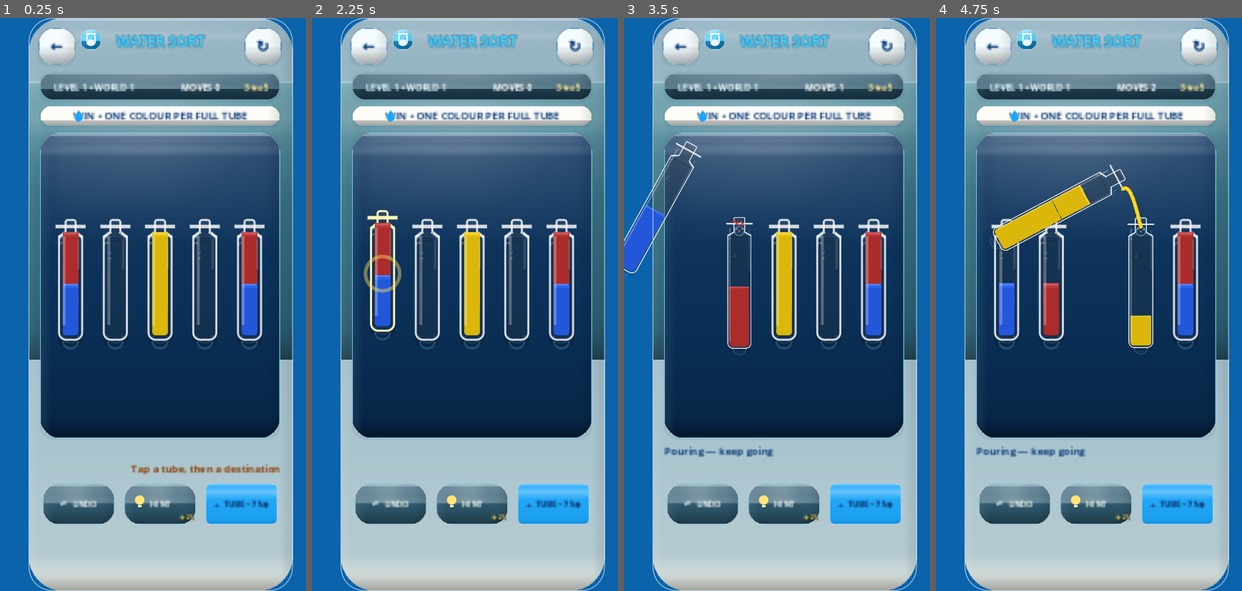
Above: before the commit, frames 1-4 (left to right).
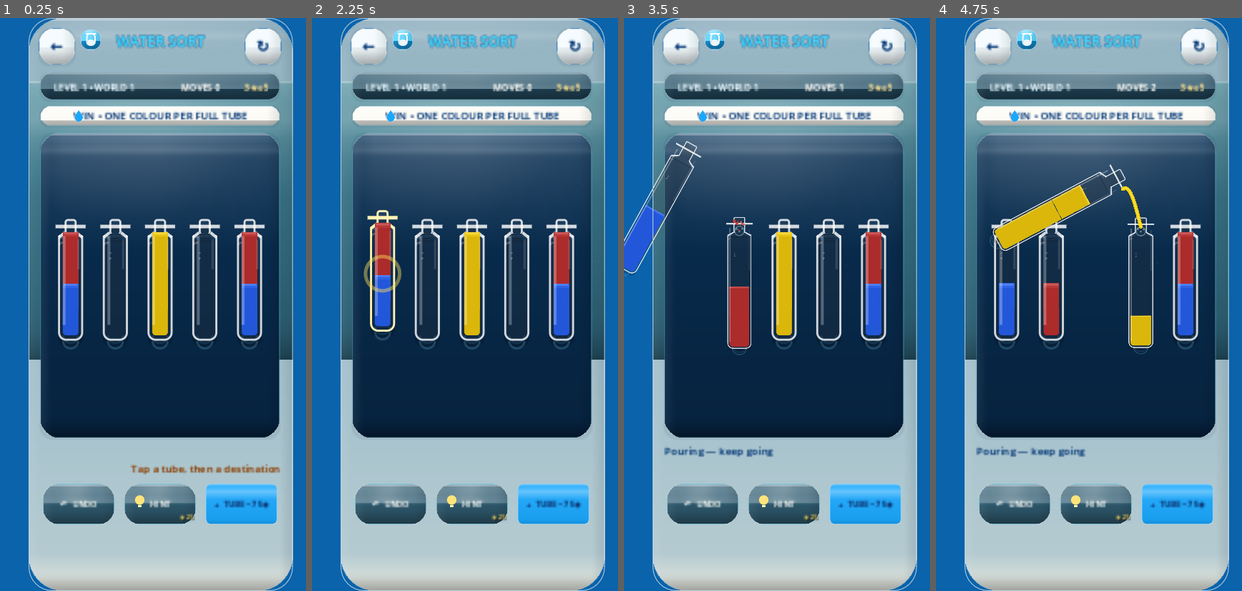
Above: after the commit, the same moments.

Repository: eghosa001/unjam
Game: Godot game, scene res://scenes/WaterSort.tscn
Two runs of this game, one before a commit and one after it. Both use one fixed random seed, a clock stepped at 60 frames per second and the inputs below. This scene is started directly instead of the project's main scene.
Inputs (mouse positions are in pixels of both pictures, inside the frame that each line leads up to):
- Up to frame 1 (0.25 s): no input
- Up to frame 2 (2.25 s): click "←" at 0.5 s; click "↻" at 1.25 s; click (382, 287) at 2 s
- Up to frame 3 (3.5 s): click (740, 287) at 2.75 s
- Up to frame 4 (4.75 s): click (1095, 287) at 3.5 s; click (1141, 287) at 4.25 s

The runs differ from the first frame. In frame 1, 0.5% of the frame differs, in the area x 13-92%, y 20-74%; in frame 2, 0.5%; in frame 3, 0.5%; in frame 4, 0.5%.

Commit message:
Let Water Sort glass and liquid dominate the playfield

Diff:
--- a/scripts/game/water_sort_casual.gd
+++ b/scripts/game/water_sort_casual.gd
@@ -113,11 +113,11 @@
 
 	gameplay_stage = PanelContainer.new()
 	gameplay_stage.name = "GameplayStage"
-	RefCanvas.add_shadow(canvas, Rect2(17,169,354,450), 20, Color(0.01,0.12,0.23,0.18), 8, Vector2(0,7))
+	RefCanvas.add_shadow(canvas, Rect2(17,169,354,450), 18, Color(0.01,0.12,0.23,0.12), 5, Vector2(0,4))
 	# Premium glass needs contrast. Keep the overall Water screen bright, but give
 	# the playfield a deep ocean-glass surface so crystal edges and liquid volume
 	# remain readable even with many bottles at late levels.
-	gameplay_stage.add_theme_stylebox_override("panel", RefCanvas.rounded_gradient3(Color("#173d67"), Color("#0b3158"), Color("#061f3c"), 20, Color(0.52, 0.90, 1.0, 0.72), 1.5))
+	gameplay_stage.add_theme_stylebox_override("panel", RefCanvas.rounded_gradient3(Color("#123d63"), Color("#0a3155"), Color("#061f39"), 20, Color(0.52, 0.90, 1.0, 0.22), 1.0, 0.12))
 	RefCanvas.set_rect(gameplay_stage, 17, 169, 354, 450)
 	gameplay_stage.mouse_filter = Control.MOUSE_FILTER_IGNORE
 	canvas.add_child(gameplay_stage)
@@ -369,10 +369,10 @@
 		objective_label.add_theme_color_override("font_color", Color("#dff7ff") if dark else NAVY)
 	if gameplay_stage != null:
 		gameplay_stage.add_theme_stylebox_override("panel", RefCanvas.rounded_gradient3(
-			Color("#102d4a") if dark else Color("#173d67"),
-			Color("#092640") if dark else Color("#0b3158"),
-			Color("#041827") if dark else Color("#061f3c"),
-			20, Color(0.52,0.90,1.0,0.72), 1.5
+			Color("#0d2b46") if dark else Color("#123d63"),
+			Color("#071f36") if dark else Color("#0a3155"),
+			Color("#031522") if dark else Color("#061f39"),
+			20, Color(0.52,0.90,1.0,0.24 if dark else 0.22), 1.0, 0.12
 		))
 	if status_label != null:
 		status_label.add_theme_color_override("font_color", Color("#e8f5ff") if dark else NAVY)
